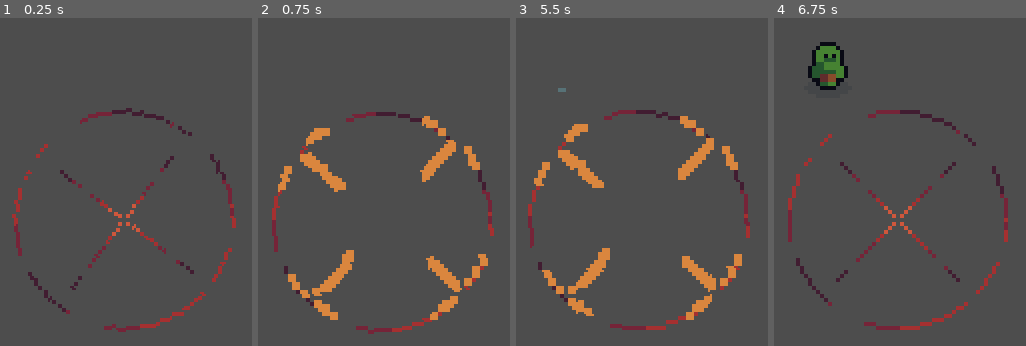
Above: before the commit, frames 1-4 (left to right).
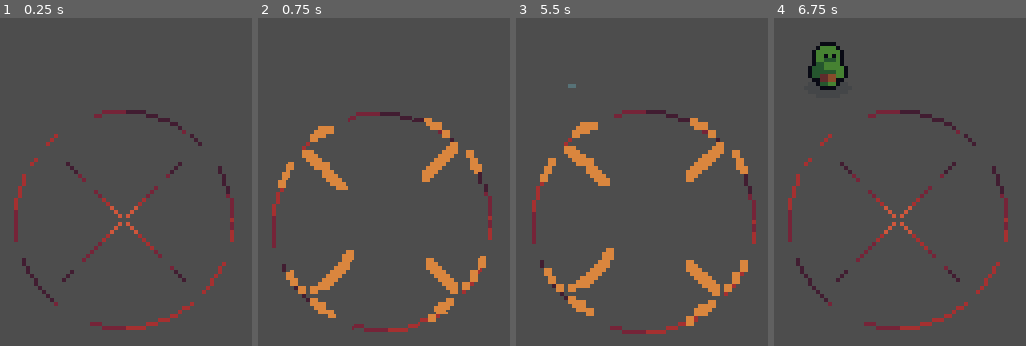
Above: after the commit, the same moments.

Repository: Jin9310/LudumDare55
Game: Godot game, scene res://NewGame/new_game.tscn
The game is run twice, just before and just after one commit, with the same random seed, the same clock (stepped at 60 frames per second) and the same inputs.
Inputs (mouse positions are in pixels of both pictures, inside the frame that each line leads up to):
- Up to frame 1 (0.25 s): no input
- Up to frame 2 (0.75 s): tap Enter (ui_accept) at 0.5 s; drag from (384, 218) to (499, 77) at 0.52 s
- Up to frame 3 (5.5 s): tap Enter (ui_accept) at 1.25, 2, 2.75, 3.5, 3.77, 4.25 s; drag from (outside the picture) to (642, 218) at 1.27 s; move the mouse to (757, 77) at 2.02 s; hold D (move_right) 2.03-2.75 s; hold F 2.03-2.75 s; click (757, 77) at 2.3 s; drag from (outside the picture) to (outside the picture) at 2.77 s; move the mouse to (outside the picture) at 3.52 s; hold A (move_left) 3.53-4.25 s; click (outside the picture) at 3.6 s; drag from (outside the picture) to (642, 218) at 4.27 s; move the mouse to (699, 218) at 5.02 s; hold S (move_down) from 5.03 s (still down); hold F from 5.03 s (still down); click (699, 218) at 5.3 s
- Up to frame 4 (6.75 s): release S (move_down) at 5.75 s; release F at 5.75 s; drag from (outside the picture) to (outside the picture) at 5.77 s; move the mouse to (outside the picture) at 6.52 s; hold W (move_up) from 6.53 s (still down); click (outside the picture) at 6.6 s

The runs differ from the first frame. In frame 1, 3.8% of the frame differs, in the area x 4-94%, y 27-96%; in frame 2, 3.8%; in frame 3, 7.5%, in the area x 4-96%, y 20-97%; in frame 4, nothing differs.

Commit message:
fixes
camshake optimised and ready for UI disable toggle.
death of acolytes has been updated, minions now can be killed by mouse click and not automatically. Prepared the feature to "kill all" acolytes and maybe ready to implement UI update for automatic kills of the minions

Diff:
--- a/NewGame/acolyte.gd
+++ b/NewGame/acolyte.gd
@@ -1,27 +1,37 @@
 extends CharacterBody2D
 
+@onready var new_game: Node = get_node("/root/NewGame")
+
+#this variable will need to be stored someplace else
+@export var ak_enabled: bool = false
+
+#acolyte states
 var move: bool = false
 var idle: bool = false
 var dead: bool = false
 
+#timer for automatic movement around the map
 var timer: float
 var base_time: float
 var random_time: float
-
+#set different direction where acoly will move next
 var direction: Vector2
 
-var number_of_clicks: int = 0
+#timer for auto kill enabled > can be purchased
+var auto_kill_timer: float
+var ak_base_timer: float = 5.0 #can be updated later on as well
 
 func _ready():
+	new_game.connect("auto_kill_enabled", auto_kill_enabled)
 	set_random_time(3.0, 6.0) #set some basic timer
 	direction = Vector2.RIGHT.rotated(randf_range(0, TAU)) #set some basic direction
 	$AnimationPlayer.play("spawn")
-
+	auto_kill_timer = ak_base_timer
 
 func _physics_process(delta):
 
+	#timer for automated movement
 	timer -= delta
-
 	if timer <= 0: #after timer runs out, change the state of the acolyte
 		if dead == false: #need to make sure that all movement and animations are stopped if dieing
 			move = !move
@@ -32,13 +42,22 @@
 		set_random_time(3.0, 6.0)
 		change_animation()
 
+	#setting up the movement speed
 	if move:
 		velocity = direction * 15
 		move_and_slide()
 	else:
 		velocity = direction * 0
-		move_and_slide()
 
+	#handling the death
+	if dead:
+		die_now()
+
+	#autokill update purchased
+	if ak_enabled:
+		auto_kill_timer -= delta
+		if auto_kill_timer <= 0:
+			die_now()
 
 func change_animation(): #change animations based on NPCs state
 	if idle:
@@ -46,8 +65,12 @@
 	if move:
 		direction = Vector2.RIGHT.rotated(randf_range(0, TAU)) #set random direction
 		$AnimationPlayer.play("walk")
-	if dead:
-		$AnimationPlayer.play("death")
+
+func die_now():
+	dead = true
+	move = false #stop the movement
+	velocity = Vector2(0,0) #stop any movement
+	$AnimationPlayer.play("death")
 
 func set_random_time(min_range: float, max_range: float):
 	#set random time for each NPC so it feels more live
@@ -70,5 +93,9 @@
 		#delete acolyte if death animation is done
 		queue_free()
 
-func _on_timer_timeout():
-	dead = true
+func _on_input_event(viewport, event, shape_idx):
+	if Input.is_action_just_pressed("mouse_click"):
+		dead = true
+
+func auto_kill_enabled():
+	ak_enabled = true
--- a/NewGame/acolyte.tscn
+++ b/NewGame/acolyte.tscn
@@ -151,6 +151,7 @@
 }
 
 [node name="acolyte" instance=ExtResource("1_i2siv")]
+input_pickable = true
 script = ExtResource("2_qjnyj")
 
 [node name="Sprite2D" parent="." index="0"]
@@ -167,8 +168,4 @@
 }
 autoplay = "idle"
 
-[node name="Timer" type="Timer" parent="." index="3"]
-wait_time = 10.0
-autostart = true
-
-[connection signal="timeout" from="Timer" to="." method="_on_timer_timeout"]
+[connection signal="input_event" from="." to="." method="_on_input_event"]
--- a/NewGame/new_game.gd
+++ b/NewGame/new_game.gd
@@ -1,4 +1,7 @@
 extends Node2D
+
+#autokill enabled needs to be done in a different manner
+signal auto_kill_enabled
 
 @onready var new_game: Node = get_node("/root/NewGame/spawning_area")
 
@@ -6,14 +9,15 @@
 var acolytes_spawn_at_one_time: int = 1
 @export var acolytes_spawned: int = 0
 
-
 func _ready():
 	new_game.connect("spawn_basic_minion", spawn_minion)
 
+func _physics_process(delta):
+	if Input.is_action_just_pressed("auto_kill"):
+		emit_signal("auto_kill_enabled") # rework this into > kill all acolytes
 
 func spawn_minion():
 	spawn_acolyte(acolytes_spawn_at_one_time)
-
 
 func spawn_acolyte(count: int):
 	for i in range(count):
--- a/Scenes/spawning_area.gd
+++ b/Scenes/spawning_area.gd
@@ -9,18 +9,18 @@
 var number_of_clicks: int
 var clicks_to_spawn: int = 2
 
+@export var screen_shake: bool = true
+
 func _ready():
-	#game.connect("click_summon_animation", click_anim)
 	number_of_clicks = clicks_to_spawn
-
 
 func click_anim():
 	animPlayer.play("click")
 
-
 func _on_input_event(viewport, event, shape_idx):
 	if Input.is_action_just_pressed("mouse_click"):
-		%CameraAnim.play("shake") #camera shake
+		if screen_shake: #screen shake enabler > prepared for UI where I want users to choose if screenshake is allowed or not
+			cam_shake() #camera shake
 		click_anim() #play click animation
 		#play click sound
 		number_of_all_clicks += 1 # count all the clicks done
@@ -28,3 +28,15 @@
 		if number_of_clicks <= 0: #spawn a minion
 			emit_signal("spawn_basic_minion")
 			number_of_clicks = clicks_to_spawn
+
+func cam_shake():
+	var rand = randi_range(0, 1)
+	if rand == 0:
+		#print(str(rand))
+		%CameraAnim.play("shake")
+	else:
+		#print(str(rand))
+		%CameraAnim.play("shake2")
+
+func shake_ended(): #this is to make sure that camera ends in the correct position after shake
+	%CameraAnim.play("idle")
--- a/Scenes/spawning_area.tscn
+++ b/Scenes/spawning_area.tscn
@@ -62,6 +62,45 @@
 "idle": SubResource("Animation_kx7o4")
 }
 
+[sub_resource type="Animation" id="Animation_keyg4"]
+length = 0.001
+tracks/0/type = "value"
+tracks/0/imported = false
+tracks/0/enabled = true
+tracks/0/path = NodePath(".:position")
+tracks/0/interp = 1
+tracks/0/loop_wrap = true
+tracks/0/keys = {
+"times": PackedFloat32Array(0),
+"transitions": PackedFloat32Array(1),
+"update": 0,
+"values": [Vector2(0, 0)]
+}
+tracks/1/type = "value"
+tracks/1/imported = false
+tracks/1/enabled = true
+tracks/1/path = NodePath(".:rotation")
+tracks/1/interp = 1
+tracks/1/loop_wrap = true
+tracks/1/keys = {
+"times": PackedFloat32Array(0),
+"transitions": PackedFloat32Array(1),
+"update": 0,
+"values": [0.136136]
+}
+tracks/2/type = "value"
+tracks/2/imported = false
+tracks/2/enabled = true
+tracks/2/path = NodePath(".:zoom")
+tracks/2/interp = 1
+tracks/2/loop_wrap = true
+tracks/2/keys = {
+"times": PackedFloat32Array(0),
+"transitions": PackedFloat32Array(1),
+"update": 0,
+"values": [Vector2(2.2, 2.2)]
+}
+
 [sub_resource type="Animation" id="Animation_2s1ml"]
 resource_name = "idle"
 length = 0.1
@@ -73,37 +112,34 @@
 tracks/0/interp = 1
 tracks/0/loop_wrap = true
 tracks/0/keys = {
-"times": PackedFloat32Array(0),
-"transitions": PackedFloat32Array(1),
-"update": 0,
-"values": [Vector2(0, 0)]
-}
-
-[sub_resource type="Animation" id="Animation_keyg4"]
-length = 0.001
-tracks/0/type = "value"
-tracks/0/imported = false
-tracks/0/enabled = true
-tracks/0/path = NodePath(".:position")
-tracks/0/interp = 1
-tracks/0/loop_wrap = true
-tracks/0/keys = {
-"times": PackedFloat32Array(0),
-"transitions": PackedFloat32Array(1),
-"update": 0,
-"values": [Vector2(0, 0)]
-}
-tracks/1/type = "value"
-tracks/1/imported = false
-tracks/1/enabled = true
-tracks/1/path = NodePath(".:rotation")
-tracks/1/interp = 1
-tracks/1/loop_wrap = true
-tracks/1/keys = {
-"times": PackedFloat32Array(0),
-"transitions": PackedFloat32Array(1),
-"update": 0,
-"values": [0.136136]
+"times": PackedFloat32Array(),
+"transitions": PackedFloat32Array(),
+"update": 0,
+"values": []
+}
+tracks/1/type = "value"
+tracks/1/imported = false
+tracks/1/enabled = true
+tracks/1/path = NodePath(".:zoom")
+tracks/1/interp = 1
+tracks/1/loop_wrap = true
+tracks/1/keys = {
+"times": PackedFloat32Array(0),
+"transitions": PackedFloat32Array(1),
+"update": 0,
+"values": [Vector2(2, 2)]
+}
+tracks/2/type = "value"
+tracks/2/imported = false
+tracks/2/enabled = true
+tracks/2/path = NodePath(".:rotation")
+tracks/2/interp = 1
+tracks/2/loop_wrap = true
+tracks/2/keys = {
+"times": PackedFloat32Array(0),
+"transitions": PackedFloat32Array(1),
+"update": 0,
+"values": [0.0]
 }
 
 [sub_resource type="Animation" id="Animation_4j5mu"]
@@ -131,14 +167,71 @@
 "times": PackedFloat32Array(0.1, 0.2),
 "transitions": PackedFloat32Array(1, 1),
 "update": 0,
-"values": [0.136136, 0.0]
+"values": [0.0628319, 0.0]
+}
+tracks/2/type = "method"
+tracks/2/imported = false
+tracks/2/enabled = true
+tracks/2/path = NodePath("..")
+tracks/2/interp = 1
+tracks/2/loop_wrap = true
+tracks/2/keys = {
+"times": PackedFloat32Array(0.3),
+"transitions": PackedFloat32Array(1),
+"values": [{
+"args": [],
+"method": &"shake_ended"
+}]
+}
+
+[sub_resource type="Animation" id="Animation_s4hnu"]
+resource_name = "shake2"
+length = 0.3
+tracks/0/type = "value"
+tracks/0/imported = false
+tracks/0/enabled = true
+tracks/0/path = NodePath(".:position")
+tracks/0/interp = 1
+tracks/0/loop_wrap = true
+tracks/0/keys = {
+"times": PackedFloat32Array(0, 0.1, 0.2, 0.3),
+"transitions": PackedFloat32Array(1, 1, 1, 1),
+"update": 0,
+"values": [Vector2(0, 0), Vector2(1, 1), Vector2(-2, -1), Vector2(0, 0)]
+}
+tracks/1/type = "value"
+tracks/1/imported = false
+tracks/1/enabled = true
+tracks/1/path = NodePath(".:zoom")
+tracks/1/interp = 1
+tracks/1/loop_wrap = true
+tracks/1/keys = {
+"times": PackedFloat32Array(0, 0.1, 0.2),
+"transitions": PackedFloat32Array(1, 1, 1),
+"update": 0,
+"values": [Vector2(2, 2), Vector2(2.1, 2.1), Vector2(2, 2)]
+}
+tracks/2/type = "method"
+tracks/2/imported = false
+tracks/2/enabled = true
+tracks/2/path = NodePath("..")
+tracks/2/interp = 1
+tracks/2/loop_wrap = true
+tracks/2/keys = {
+"times": PackedFloat32Array(0.3),
+"transitions": PackedFloat32Array(1),
+"values": [{
+"args": [],
+"method": &"shake_ended"
+}]
 }
 
 [sub_resource type="AnimationLibrary" id="AnimationLibrary_1xl53"]
 _data = {
 "RESET": SubResource("Animation_keyg4"),
 "idle": SubResource("Animation_2s1ml"),
-"shake": SubResource("Animation_4j5mu")
+"shake": SubResource("Animation_4j5mu"),
+"shake2": SubResource("Animation_s4hnu")
 }
 
 [node name="spawning_area" instance=ExtResource("1_l0vk0")]
@@ -161,7 +254,7 @@
 [node name="Camera2D" type="Camera2D" parent="." index="3"]
 rotation = 0.136136
 ignore_rotation = false
-zoom = Vector2(2, 2)
+zoom = Vector2(2.2, 2.2)
 
 [node name="CameraAnim" type="AnimationPlayer" parent="Camera2D" index="0"]
 unique_name_in_owner = true
--- a/project.godot
+++ b/project.godot
@@ -130,6 +130,11 @@
 , Object(InputEventMouseButton,"resource_local_to_scene":false,"resource_name":"","device":-1,"window_id":0,"alt_presse …(249 unchanged characters)…
 ]
 }
+auto_kill={
+"deadzone": 0.5,
+"events": [Object(InputEventKey,"resource_local_to_scene":false,"resource_name":"","device":-1,"window_id":0,"alt_pressed":false,"shift_pressed":false,"ctrl_pressed":false,"meta_pressed":false,"pressed":false,"keycode":0,"physical_keycode":65,"key_label":0,"unicode":97,"echo":false,"script":null)
+]
+}
 
 [layer_names]
 
Not shown: 1 places in Scenes/spawning_area.tscn that only renumber resources
